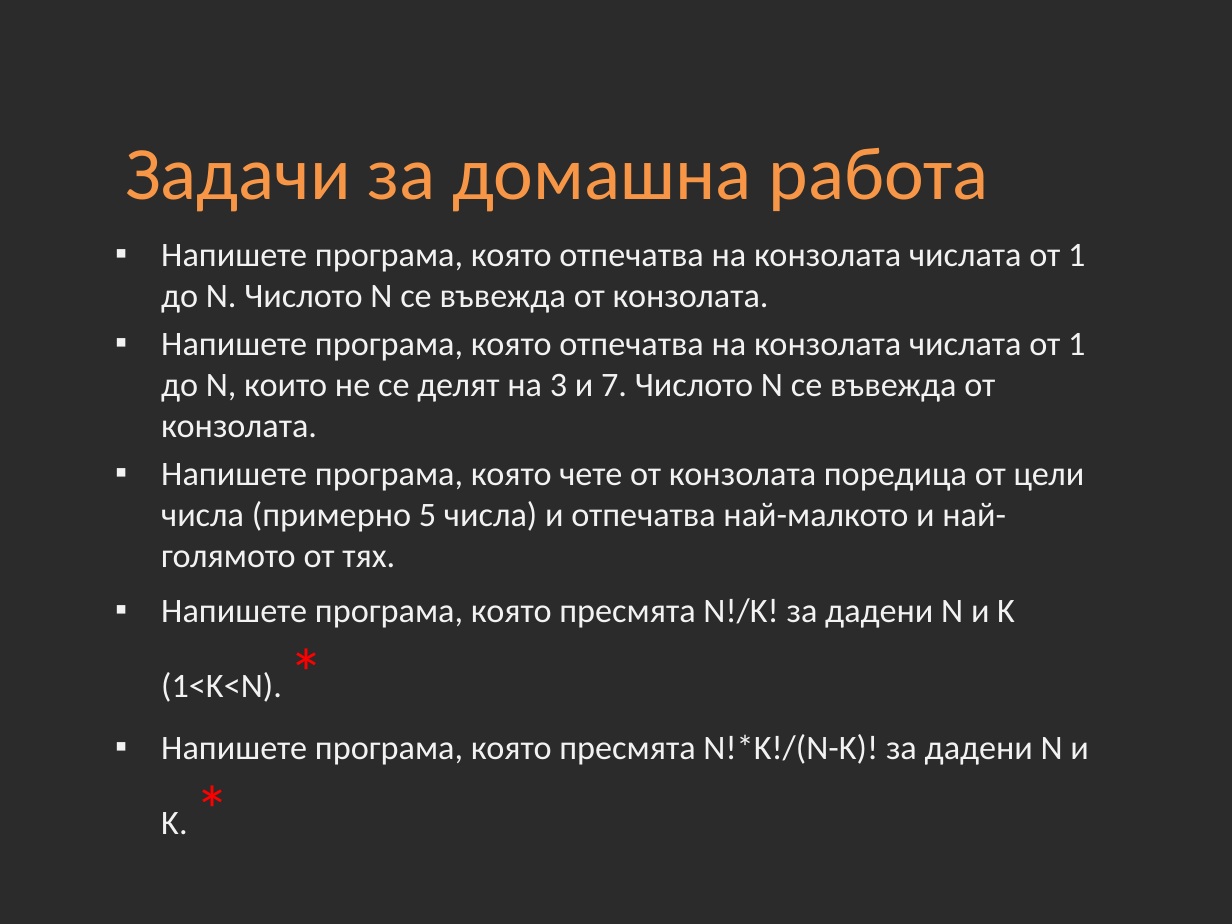
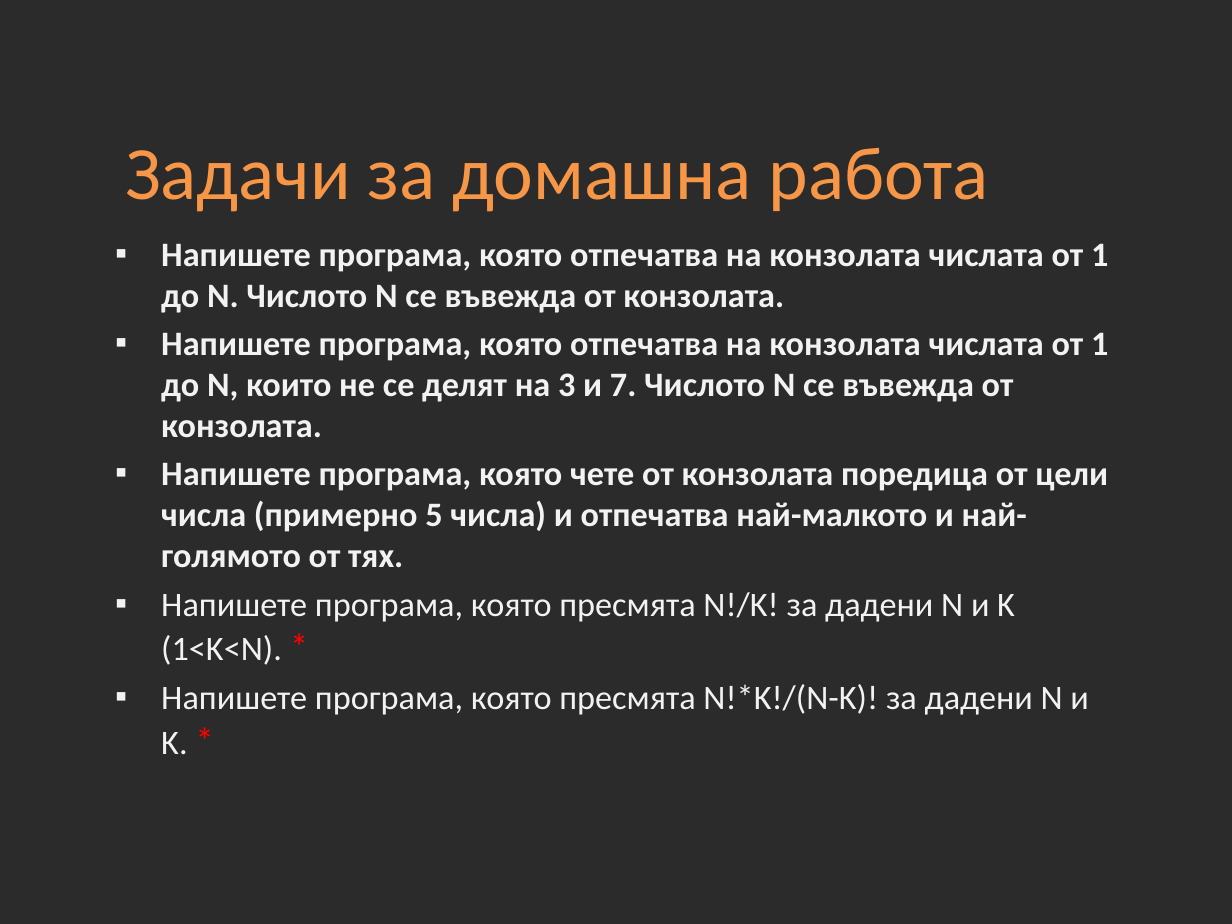
Before and after one commit to Academy-Soft-Intellect/Programming-Introduction-Java-Course, a slide deck: slide 22 of 05-Loops.pptx. Drawn at 1232x924 pixels with LibreOffice and Linux fonts; fonts in the diff are those of the drawing; background and template pictures are left out; a plain dark background stands for a picture behind light text. Boxes give left, top, right and bottom in pixels: in the first picture for what was removed or moved away, otherwise in the second. Text is boxed around its words. In the diff, an @@ line names an element or a change of style, - is before the commit and + after.

Commit message:
Update Lecture 5 + Examples

```diff
--- a/05-Loops.pptx
+++ b/05-Loops.pptx
@@ text "Напишете програма, която отпечатва на ..." at (161,243,1108,755): bold on in "Напишете програма, която отпечатва на конзолата числата ...", "Напишете програма, която отпечатва на конзолата числата ...", "Напишете програма, която чете от конзолата поредица ..."; size 40 to 22 pt in "*", "*" @@
```
Also in this commit, not shown: 4 other files.
